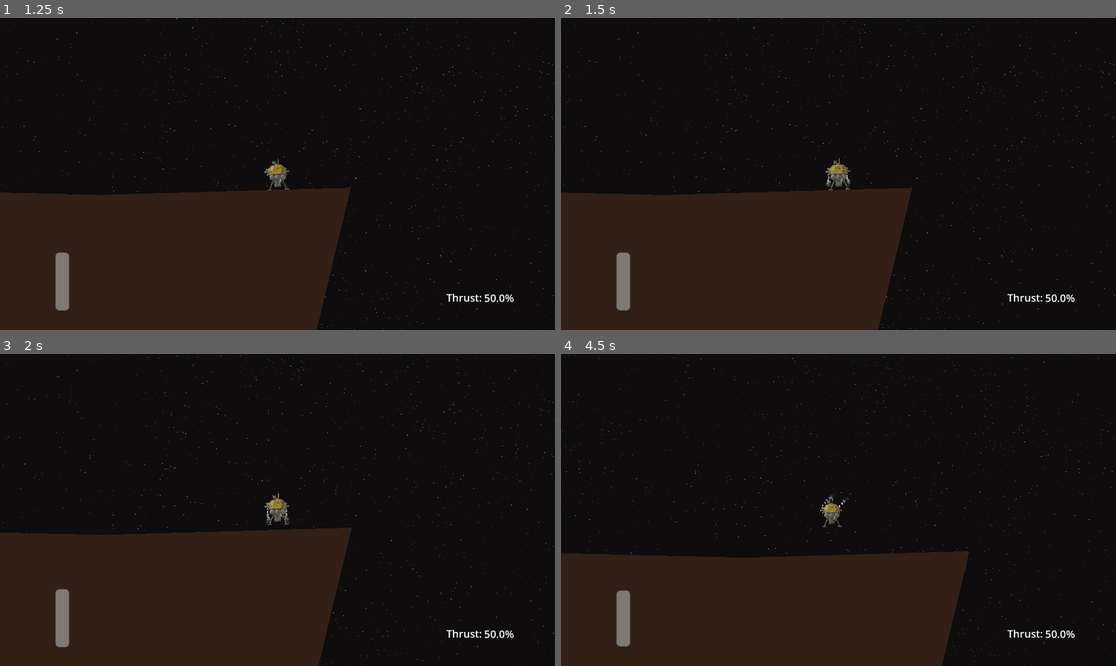
Above: before the commit, frames 1-4 (two rows, left to right).
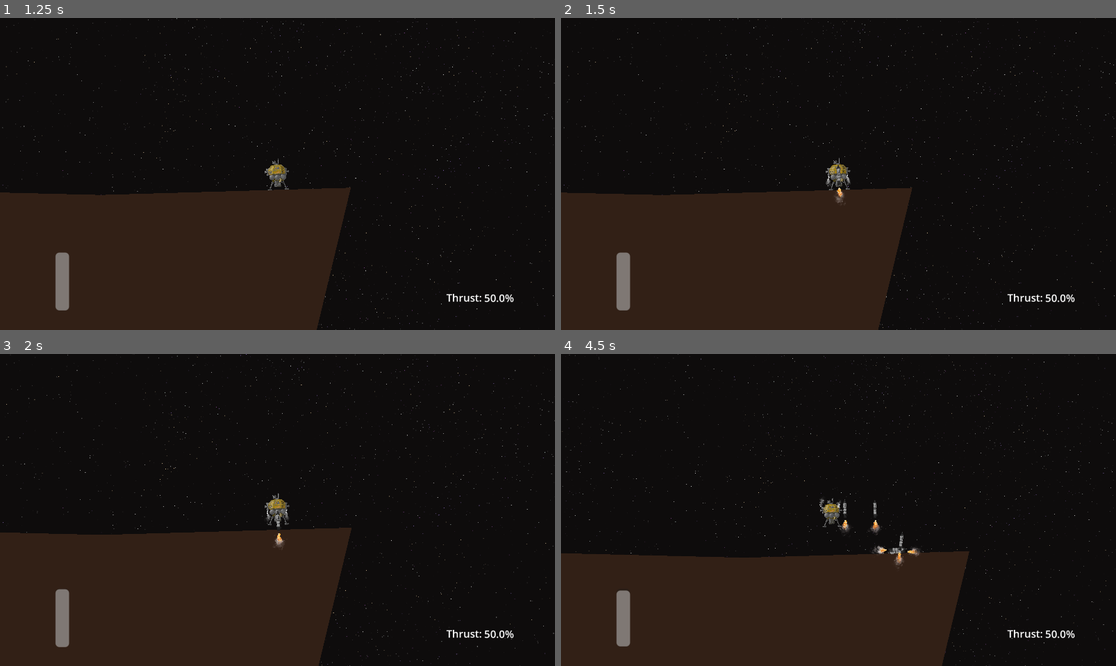
Above: after the commit, the same moments.

Repository: konradius-gitus/konrads-godot-projects
Game: Godot game, scene res://scenes/main_menu.tscn
The game is run twice, just before and just after one commit, with the same random seed, the same clock (stepped at 60 frames per second) and the same inputs.
Inputs (mouse positions are in pixels of both pictures, inside the frame that each line leads up to):
- Up to frame 1 (1.25 s): click "Play" at 0.5 s
- Up to frame 2 (1.5 s): move the mouse to (810, 236) at 1.27 s; hold W (move_up) from 1.28 s (still down); hold Shift (shift) from 1.28 s (still down)
- Up to frame 3 (2 s): keep holding W (move_up); keep holding Shift (shift)
- Up to frame 4 (4.5 s): move the mouse to (1005, 556) at 2.02 s; release Shift (shift) at 2.03 s; tap Shift (shift) at 2.1, 3.8 s; move the mouse to (672, 463) at 2.77 s; release W (move_up) at 2.78 s; hold Shift (shift) 2.78-3.53 s; hold A (move_left) 2.78-4.28 s; tap Mouse wheel down (wheel_down) at 2.85 s; move the mouse to (866, 510) at 3.52 s; tap Mouse wheel up (wheel_up) at 3.6 s; move the mouse to (755, 432) at 4.27 s; hold S (move_down) from 4.28 s (still down); hold Shift (shift) from 4.28 s (still down)

Frame 1 is identical in both runs. In frame 2, less than 0.1% of the frame differs, in the area x 47-53%, y 47-60%; in frame 3, 0.1%; in frame 4, 0.4%, in the area x 46-65%, y 45-69%.
Error after the commit: Parse Error: Function "check_collision()" not found in base self. (res://scripts/rocket.gd:47)

Commit message:
uhh rocket and stuff, im tired

Diff:
--- a/game_idk/materials/rcs.tres
+++ b/game_idk/materials/rcs.tres
@@ -17,13 +17,13 @@
 
 [resource]
 lifetime_randomness = 0.02
-particle_flag_align_y = true
 particle_flag_disable_z = true
 angle_min = -209.79999
 angle_max = 146.00002
+inherit_velocity_ratio = 0.885
 spread = 11.31
-initial_velocity_min = 190.84
-initial_velocity_max = 190.84
+initial_velocity_min = 178.87999
+initial_velocity_max = 178.87999
 angular_velocity_min = -48.270016
 angular_velocity_max = 20.109983
 gravity = Vector3(0, 98, 0)
--- a/game_idk/project.godot
+++ b/game_idk/project.godot
@@ -81,6 +81,18 @@
 "events": [Object(InputEventKey,"resource_local_to_scene":false,"resource_name":"","device":-1,"window_id":0,"alt_press …(195 unchanged characters)…
 ]
 }
+rocket={
+"deadzone": 0.2,
+"events": [Object(InputEventKey,"resource_local_to_scene":false,"resource_name":"","device":-1,"window_id":0,"alt_pressed":false,"shift_pressed":false,"ctrl_pressed":false,"meta_pressed":false,"pressed":false,"keycode":0,"physical_keycode":4194325,"key_label":0,"unicode":0,"location":0,"echo":false,"script":null)
+]
+}
+
+[layer_names]
+
+2d_physics/layer_1="Player"
+2d_physics/layer_2="Player_Projectiles"
+2d_physics/layer_3="Enemy_Projectiles"
+2d_physics/layer_4="Ground"
 
 [physics]
 
--- a/game_idk/scenes/player.tscn
+++ b/game_idk/scenes/player.tscn
@@ -52,6 +52,7 @@
 particle_flag_disable_z = true
 angle_min = -47.89999
 angle_max = 96.20001
+inherit_velocity_ratio = 0.79
 spread = 7.46
 initial_velocity_min = 406.41
 initial_velocity_max = 406.41
@@ -79,6 +80,7 @@
 
 [node name="Player" type="RigidBody2D" unique_id=1461010646]
 position = Vector2(-6.77626e-21, 5.42101e-20)
+collision_mask = 13
 physics_material_override = SubResource("PhysicsMaterial_jej6c")
 gravity_scale = 0.1
 inertia = 1.36
@@ -136,7 +138,7 @@
 amount = 12
 texture = ExtResource("5_x222i")
 lifetime = 0.2
-local_coords = true
+fixed_fps = 60
 process_material = ExtResource("7_jej6c")
 script = ExtResource("7_sduud")
 
@@ -191,6 +193,8 @@
 [node name="CollisionShape2D" type="CollisionShape2D" parent="." unique_id=681511849]
 position = Vector2(-0.5, 10)
 shape = SubResource("RectangleShape2D_mcno6")
+
+[node name="rocket_cooldown" type="Timer" parent="." unique_id=1408180589]
 
 [connection signal="body_entered" from="." to="." method="_on_body_entered"]
 [connection signal="tank_empty" from="." to="particle_controller/thrust_particle" method="_on_player_tank_empty"]
@@ -206,3 +210,4 @@
 [connection signal="RCS5off" from="particle_controller" to="particle_controller/rcs5" method="_on_particle_controller_rcs_5_off"]
 [connection signal="RCS6" from="particle_controller" to="particle_controller/rcs6" method="_on_particle_controller_rcs_6"]
 [connection signal="RCS6off" from="particle_controller" to="particle_controller/rcs6" method="_on_particle_controller_rcs_6_off"]
+[connection signal="timeout" from="rocket_cooldown" to="." method="_on_rocket_cooldown_timeout"]
--- /dev/null
+++ b/game_idk/scenes/rocket.tscn
@@ -0,0 +1,120 @@
+[gd_scene format=3 uid="uid://cpblrj1aeytg2"]
+
+[ext_resource type="Texture2D" uid="uid://2eh050wyfm00" path="res://sprites/rocket.png" id="1_3341w"]
+[ext_resource type="Script" uid="uid://crlaqvowdfeoj" path="res://scripts/rocket.gd" id="1_dkv7l"]
+[ext_resource type="Texture2D" uid="uid://mk56k80xr5fc" path="res://sprites/thrust_particle.png" id="3_y2y7n"]
+
+[sub_resource type="PhysicsMaterial" id="PhysicsMaterial_agf72"]
+friction = 0.46
+
+[sub_resource type="CapsuleShape2D" id="CapsuleShape2D_dkv7l"]
+radius = 5.0
+height = 54.0
+
+[sub_resource type="CircleShape2D" id="CircleShape2D_agf72"]
+radius = 135.13327
+
+[sub_resource type="CircleShape2D" id="CircleShape2D_m1h3n"]
+radius = 430.78632
+
+[sub_resource type="CanvasItemMaterial" id="CanvasItemMaterial_g6bar"]
+particles_animation = true
+particles_anim_h_frames = 10
+particles_anim_v_frames = 1
+particles_anim_loop = false
+
+[sub_resource type="Curve" id="Curve_qolsk"]
+_limits = [0.0, 5.5, 0.0, 1.0]
+_data = [Vector2(0, 5.5), 0.0, 0.0, 0, 0, Vector2(0.25625, 3.6207757), -5.011261, -5.011261, 0, 0, Vector2(0.615625, 4.0234666), 0.0, 0.0, 0, 0, Vector2(0.91562504, 5.5), 0.0, 0.0, 0, 0]
+point_count = 4
+
+[sub_resource type="CurveTexture" id="CurveTexture_vucto"]
+curve = SubResource("Curve_qolsk")
+
+[sub_resource type="Gradient" id="Gradient_fa8w1"]
+offsets = PackedFloat32Array(0.14495799, 1)
+colors = PackedColorArray(1, 1, 1, 1, 1, 1, 1, 0)
+
+[sub_resource type="GradientTexture1D" id="GradientTexture1D_oprun"]
+gradient = SubResource("Gradient_fa8w1")
+
+[sub_resource type="Curve" id="Curve_1nvrn"]
+_limits = [0.0, 5.0, 0.0, 1.0]
+_data = [Vector2(0, 1), 0.0, 0.0, 0, 0, Vector2(0.63837636, 1.8993602), 1.9141614, 1.9141614, 0, 0, Vector2(0.98892987, 4.092496), 5.5784025, 0.0, 0, 0]
+point_count = 3
+
+[sub_resource type="CurveTexture" id="CurveTexture_f1ej7"]
+curve = SubResource("Curve_1nvrn")
+
+[sub_resource type="ParticleProcessMaterial" id="ParticleProcessMaterial_hhimn"]
+lifetime_randomness = 0.06
+particle_flag_disable_z = true
+angle_min = -47.89999
+angle_max = 96.20001
+inherit_velocity_ratio = 0.79
+spread = 7.46
+initial_velocity_min = 406.41
+initial_velocity_max = 406.41
+angular_velocity_min = -197.09001
+angular_velocity_max = -24.130016
+gravity = Vector3(0, 0, 0)
+attractor_interaction_enabled = false
+scale_max = 1.5
+scale_curve = SubResource("CurveTexture_f1ej7")
+color_ramp = SubResource("GradientTexture1D_oprun")
+hue_variation_max = 0.01
+anim_speed_min = 0.17
+anim_speed_max = 0.43
+anim_speed_curve = SubResource("CurveTexture_vucto")
+
+[node name="rocket" type="RigidBody2D" unique_id=240395432]
+collision_layer = 2
+collision_mask = 14
+mass = 0.624
+physics_material_override = SubResource("PhysicsMaterial_agf72")
+gravity_scale = 0.1
+script = ExtResource("1_dkv7l")
+speed_limit = 7000.0
+speed = 1000.0
+
+[node name="Sprite2D" type="Sprite2D" parent="." unique_id=604568407]
+texture_filter = 3
+position = Vector2(-9.536743e-07, 1.1920929e-07)
+scale = Vector2(0.77, 0.77)
+texture = ExtResource("1_3341w")
+
+[node name="CollisionShape2D" type="CollisionShape2D" parent="." unique_id=1625566772]
+shape = SubResource("CapsuleShape2D_dkv7l")
+
+[node name="player_check" type="Area2D" parent="." unique_id=1430246822]
+collision_layer = 0
+
+[node name="CollisionShape2D" type="CollisionShape2D" parent="player_check" unique_id=115782894]
+shape = SubResource("CircleShape2D_agf72")
+
+[node name="ground_check" type="Area2D" parent="." unique_id=1547446007]
+
+[node name="CollisionShape2D" type="CollisionShape2D" parent="ground_check" unique_id=1387743495]
+position = Vector2(2.0408163, -459.18365)
+shape = SubResource("CircleShape2D_m1h3n")
+
+[node name="thrust_particle" type="GPUParticles2D" parent="." unique_id=443675305]
+texture_filter = 1
+texture_repeat = 1
+material = SubResource("CanvasItemMaterial_g6bar")
+position = Vector2(0, 46)
+rotation = 1.5708
+amount = 19
+texture = ExtResource("3_y2y7n")
+lifetime = 0.09
+explosiveness = 0.02
+randomness = 0.15
+fixed_fps = 60
+collision_base_size = 9.04
+trail_lifetime = 1.04
+trail_sections = 2
+trail_section_subdivisions = 1
+process_material = SubResource("ParticleProcessMaterial_hhimn")
+
+[connection signal="body_entered" from="player_check" to="." method="_on_player_check_body_entered"]
+[connection signal="body_exited" from="player_check" to="." method="_on_player_check_body_exited"]
--- a/game_idk/scenes/world.tscn
+++ b/game_idk/scenes/world.tscn
@@ -7,7 +7,7 @@
 [ext_resource type="Script" uid="uid://0ai6ntt23qmm" path="res://scripts/camera_1.gd" id="5_71j4m"]
 [ext_resource type="PackedScene" uid="uid://bbpe7h3cor8yw" path="res://scenes/pause.tscn" id="5_qfnet"]
 [ext_resource type="PackedScene" uid="uid://ie7gbjqa4fy6" path="res://scenes/death_screen.tscn" id="7_i7141"]
-[ext_resource type="Script" uid="uid://cht6tsxy2lx3d" path="res://scenes/progress_bar.gd" id="8_4mrxx"]
+[ext_resource type="Script" uid="uid://cht6tsxy2lx3d" path="res://progress_bar.gd" id="8_4mrxx"]
 [ext_resource type="Script" uid="uid://b5yqw310mdtwk" path="res://scripts/thrust_gauge.gd" id="9_7r4gi"]
 
 [sub_resource type="PhysicsMaterial" id="PhysicsMaterial_qfnet"]
@@ -58,6 +58,8 @@
 fuel_tank_max = 2000
 
 [node name="terrain" type="StaticBody2D" parent="." unique_id=297748094]
+collision_layer = 8
+collision_mask = 0
 physics_material_override = SubResource("PhysicsMaterial_qfnet")
 script = ExtResource("2_3tygp")
 
--- a/game_idk/scripts/player.gd
+++ b/game_idk/scripts/player.gd
@@ -3,7 +3,7 @@
 @export var speed = 400.0
 @export var speed_limit = 500
 @export var thrust_constant = 1000
-var thrust = 50
+var thrust = 50.0
 
 @export var fuel_tank_max = 1000
 var fuel_tank
@@ -16,9 +16,12 @@
 var last_velocity := Vector2.ZERO
 
 
+var can_launch = true
+var rocket_scene = preload("res://scenes/rocket.tscn")
+
 func _ready():
 	fuel_tank= fuel_tank_max
-	thrust = 50
+	thrust = 50.0
 
 
 func _physics_process(delta):
@@ -33,7 +36,10 @@
 	else:
 		tank_empty.emit()
 
+	check_rocket()
+
 	last_velocity = linear_velocity
+
 
 
 
@@ -85,7 +91,15 @@
 			apply_central_force(speed*  Vector2(0, 1))
 			change_fuel(-0.2,true)
 
+func check_rocket():
+	var instance
+	if Input.is_action_just_pressed("rocket") and can_launch:
 
+		$rocket_cooldown.start()
+		instance = rocket_scene.instantiate()
+		instance.global_position= global_position
+		instance.global_rotation = global_rotation
+		get_parent().add_child(instance)
 
 func _on_body_entered(body: Node) -> void:
 	if last_velocity.length() >= speed_limit:
@@ -108,3 +122,7 @@
 func die():
 	player_died.emit()
 	Engine.time_scale = 0
+
+
+func _on_rocket_cooldown_timeout() -> void:
+	can_launch = true
--- /dev/null
+++ b/game_idk/scripts/rocket.gd
@@ -0,0 +1,83 @@
+extends RigidBody2D
+
+var state
+@export var speed_limit = 5000.00
+@export var speed= 500.00
+
+var pointer: Vector2
+
+
+enum AVOID{ground,player,projectiles}
+enum STATE{
+	EJECT,
+	IDLE,
+	SEEK,
+	PRIMED,
+	FOLLOW,
+	AVOID
+}
+
+
+func _ready() -> void:
+	state= STATE.EJECT
+
+
+func _physics_process(delta: float) -> void:
+
+	pointer = Vector2.from_angle(deg_to_rad(rotation_degrees -90))
+
+
+	match state:
+
+		STATE.EJECT:
+			eject()
+
+		STATE.IDLE:
+			idle()
+
+		STATE.SEEK:
+			seek()
+
+		STATE.PRIMED:
+			primed()
+
+		STATE.FOLLOW:
+			follow()
+
+	check_collision()
+
+func follow():
+	pass
+
+func primed():
+	pass
+
+func seek():
+	pass
+
+func idle():
+	pass
+
+func eject():
+	if linear_velocity.length() <= speed_limit:
+		apply_central_force(pointer*speed)
+		avoid(AVOID.player)
+		avoid(AVOID.ground)
+
+
+func avoid(what: int):
+	match what:
+		AVOID.player:
+			pass
+		AVOID.ground:
+			pass
+		AVOID.projectiles:
+			pass
+
+
+func _on_player_check_body_entered(body: Node2D) -> void:
+	pass # Replace with function body.
+
+
+func _on_player_check_body_exited(body: Node2D) -> void:
+	state = STATE.IDLE
--- a/game_idk/scripts/thrust_particle.gd
+++ b/game_idk/scripts/thrust_particle.gd
@@ -2,13 +2,13 @@
 
 var can = true
 
-# Called when the node enters the scene tree for the first time.
+
 func _ready():
 	can = true
 
 
-# Called every frame. 'delta' is the elapsed time since the previous frame.
-@warning_ignore("unused_parameter")
+
+
 func _process(delta):
 	if Input.is_action_pressed("thrust")and can:
 		emitting = true
Renamed: game_idk/scenes/progress_bar.gd -> game_idk/progress_bar.gd
Renamed: game_idk/scenes/progress_bar.gd.uid -> game_idk/progress_bar.gd.uid
Not shown: 3 places in game_idk/scenes/player.tscn that only renumber resources
Not shown, added: game_idk/scripts/rocket.gd.uid
Binary file added: game_idk/sprites/rocket.png
Not shown, added: game_idk/sprites/rocket.png.import
